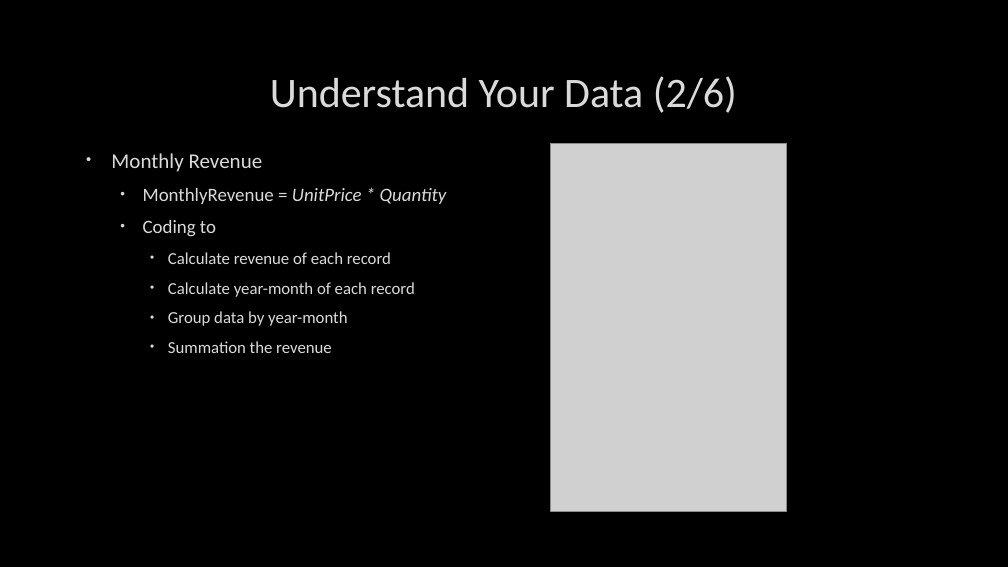
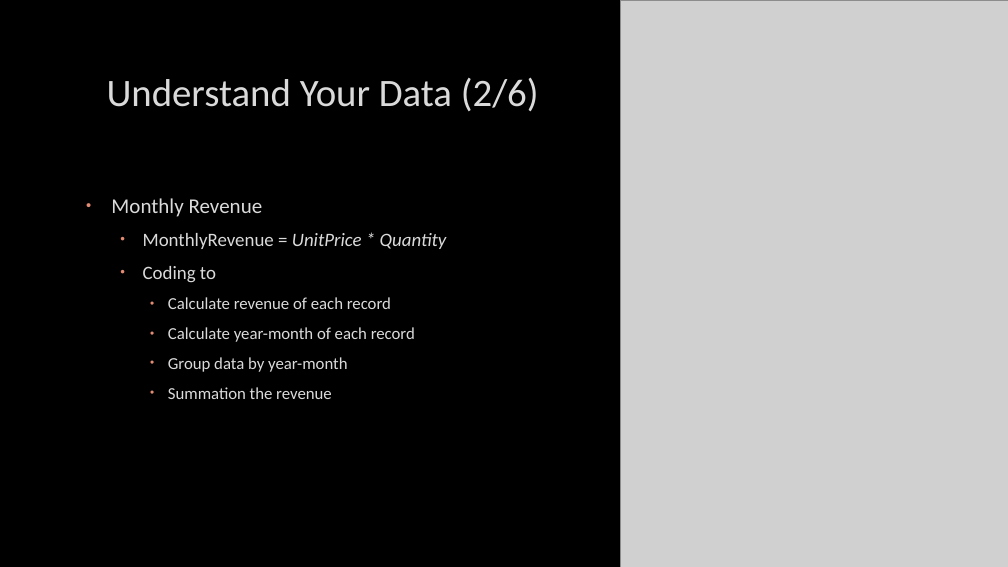
Before and after one commit to pantuwong/retail_analysis, a slide deck: slide 5 of Data Analysis in Python.pptx. Drawn at 1008x567 pixels with LibreOffice and Linux fonts; fonts in the diff are those of the drawing; grey boxes stand for pictures; background and template pictures are left out. Boxes give left, top, right and bottom in pixels: in the first picture for what was removed or moved away, otherwise in the second. Text is boxed around its words. In the diff, an @@ line names an element or a change of style, - is before the commit and + after.

```diff
--- a/Data Analysis in Python.pptx
+++ b/Data Analysis in Python.pptx
@@ picture added at (x1=620, y1=0, x2=1008, y2=567) @@
@@ picture resized from (x1=551, y1=143, x2=786, y2=511) to (x1=630, y1=0, x2=1008, y2=567) @@
@@ title "Understand Your Data (2/6)" at (x1=107, y1=77, x2=539, y2=111): size 40 to 37 pt @@
@@ text "Monthly Revenue" moved from (x1=111, y1=153, x2=447, y2=353) to (x1=111, y1=198, x2=447, y2=399) @@
@@ text "Monthly Revenue" at (x1=111, y1=198, x2=447, y2=399): bullet colour #DADADA to #E48C73; vertical alignment top to middle @@
```
Also in this commit, not shown: 18 other slides changed.
